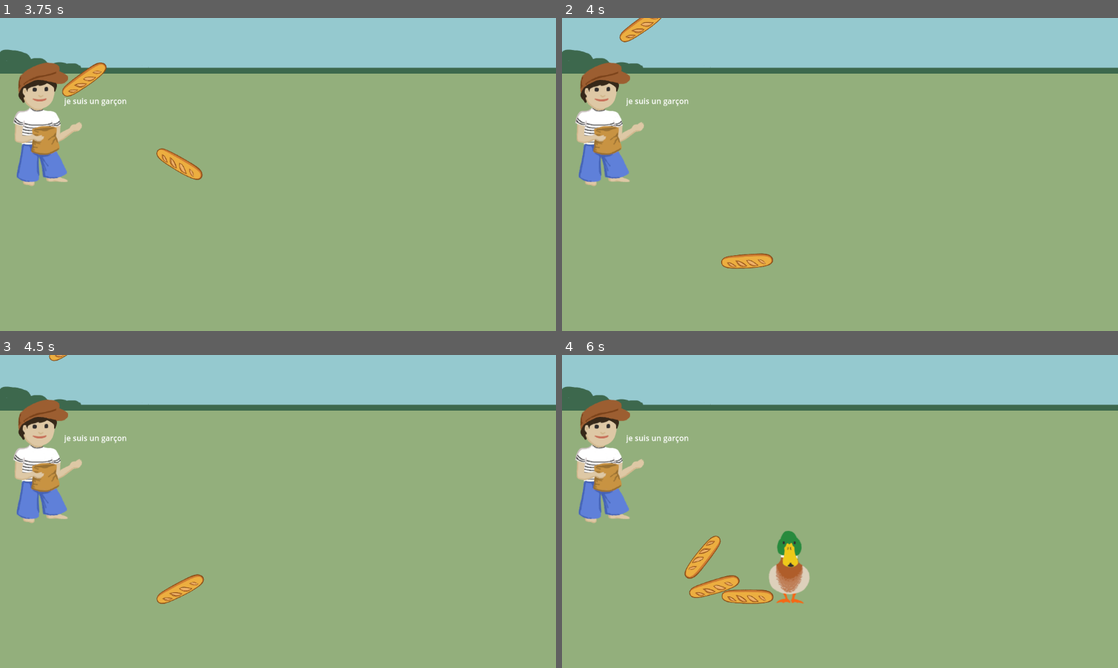
Above: before the commit, frames 1-4 (two rows, left to right).
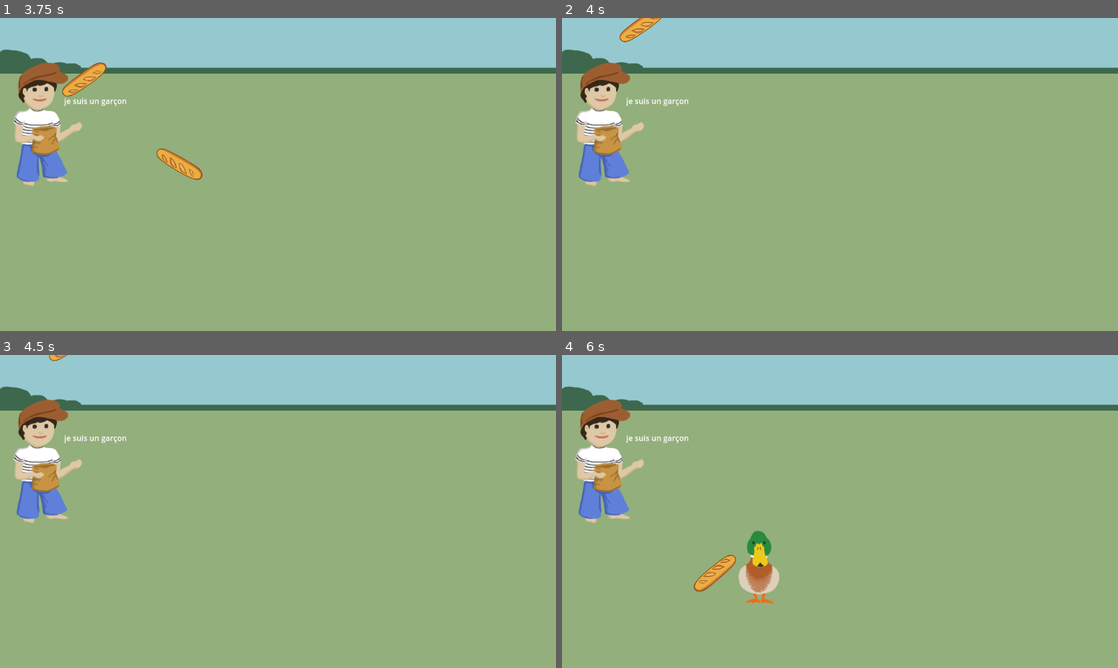
Above: after the commit, the same moments.

Repository: baguette-ballett/baguette-ballett
Game: Godot game, scene res://scenes/intro/intro.tscn
Two runs of this game, one before a commit and one after it. Both use one fixed random seed, a clock stepped at 60 frames per second and the inputs below.
Inputs:
- Up to frame 1 (3.75 s): click "Start" at 0.5 s; tap Enter at 1.25 s; hold Right (right) 1.28-2.03 s; hold Left (left) 2.03-2.78 s; hold Right (right) from 2.78 s (still down)
- Up to frame 2 (4 s): keep holding Right (right)
- Up to frame 3 (4.5 s): release Right (right) at 4.28 s; hold Left (left) from 4.28 s (still down)
- Up to frame 4 (6 s): keep holding Left (left)

Frame 1 is identical in both runs. In frame 2, 0.4% of the frame differs, in the area x 28-38%, y 75-81%; in frame 3, 0.4%; in frame 4, 3.2%, in the area x 22-45%, y 56-80%.

Commit message:
Fix baguettes

Diff:
--- a/scenes/baguette/baguette.gd
+++ b/scenes/baguette/baguette.gd
@@ -1,24 +1,27 @@
-
 extends RigidBody2D
 
 var area_collison = false
 var has_collide = false
 
 func _ready():
-		self.rotation_degrees = randf_range(-180.0, 180.0)
+	self.rotation_degrees = randf_range(-180.0, 180.0)
 
 func _on_baguette_area_entered(body):
-		if has_collide or body.name == "ground body" or body.name == self.name:
-				return
+	if body.name == "ground body":
+		get_parent().remove_child(self)
+		self.queue_free()
+		return
 
-		#has_collide = true
-		var other = body
-		var baguette = self
-		print(body.name)
-		print(self.name)
-		var joint1 = PinJoint2D.new()
-		joint1.node_a = other.get_path()
-		joint1.node_b = baguette.get_path()
-		joint1.position = baguette.global_position
-		get_tree().current_scene.add_child(joint1)
-		has_collide = true
+	if has_collide or body.name == self.name:
+		return
+
+	#has_collide = true
+	var other = body
+	var baguette = self
+
+	var joint1 = PinJoint2D.new()
+	joint1.node_a = other.get_path()
+	joint1.node_b = baguette.get_path()
+	joint1.position = baguette.global_position
+	get_tree().current_scene.add_child(joint1)
+	has_collide = true
